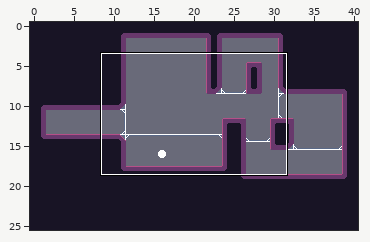
Two versions of a level (LDtk project, res/LevelProject.ldtk). The picture above shows the old version from afar; the outline marks the close-up.
Close-up. The starting point:
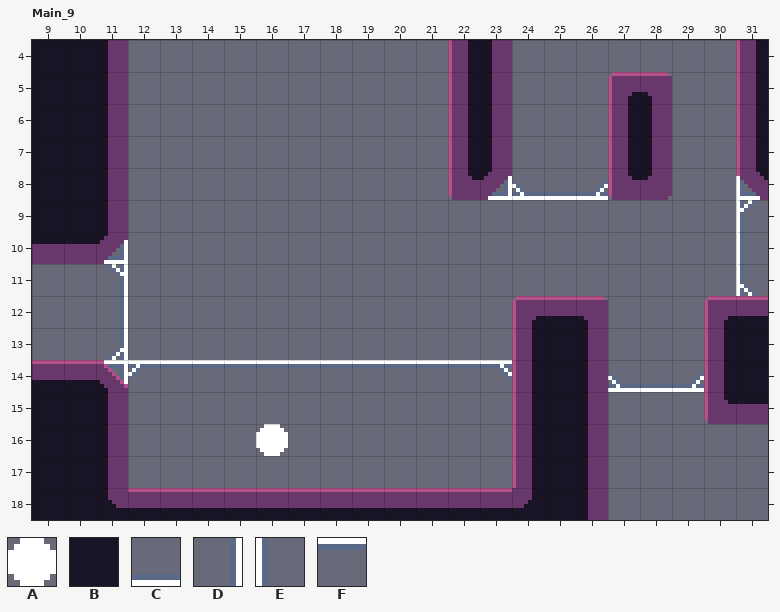
Cells are 8x8 px. Shown: Main_9 x 9..31, y 4..18.
Key: from "Entities": A 128; from "Walls": B 4 "Coral", C 6 "PlatformUp", D 7 "PlatformLeft", E 8 "PlatformRight", F 9 "PlatformDown".
_ is an empty cell.
Objects are placed by their top-left corner, in cells (3,4 is the top-left corner of cell 3,4); size is 1x1 cell unless given.
Layers that did not change in this view are not listed.
Layer "Walls" before, first column x 9:
 4 BBB__________BB_______B
 5 BBB__________BB___BB__B
 6 BBB__________BB___BB__B
 7 BBB__________BB___BB__B
 8 BBB__________BBCCCBB__B
 9 BBB___________________E
10 BBB___________________E
11 __D___________________E
12 __D____________BBB___BB
13 __D____________BBB___BB
14 BBBFFFFFFFFFFFFBBBCCCBB
15 BBB____________BBB___BB
16 BBB____________BBB_____
17 BBB____________BBB_____
18 BBBBBBBBBBBBBBBBBB_____
Objects on layer "Entities" before:
A "Hero" at 16,16
After the commit:
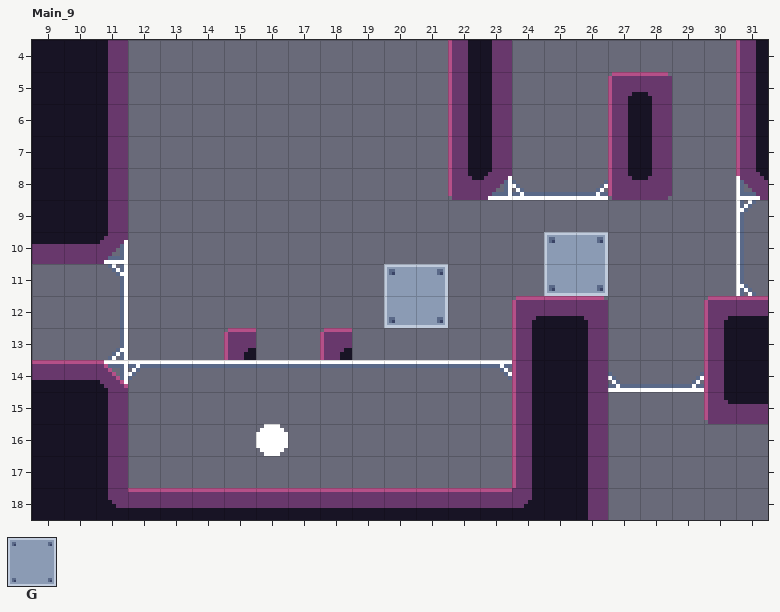
Further tiles: from "Entities": G 42.
From old to new:
Layer "Walls":
There is now tile B in row 13 at x 15 and 18.
Layer "Entities":
A new object: G "Box" at 20,11 size 2x2.
A new object: G "Box" at 25,10 size 2x2.
